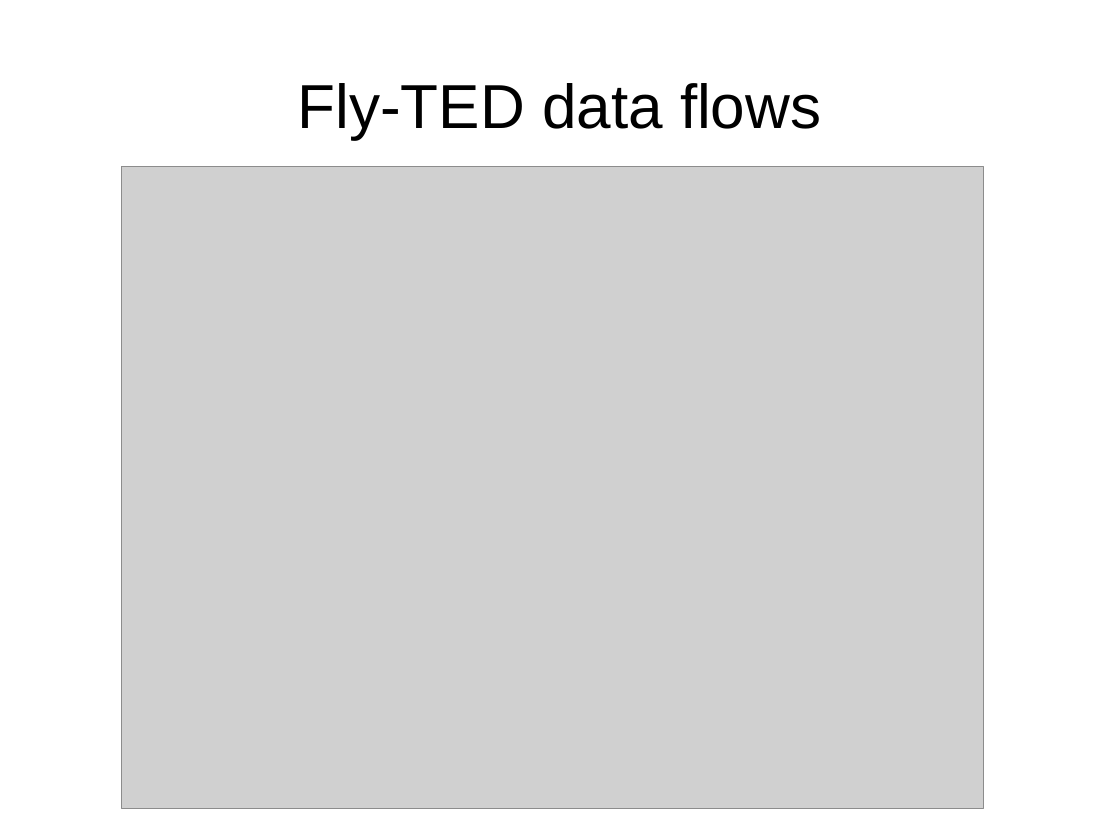
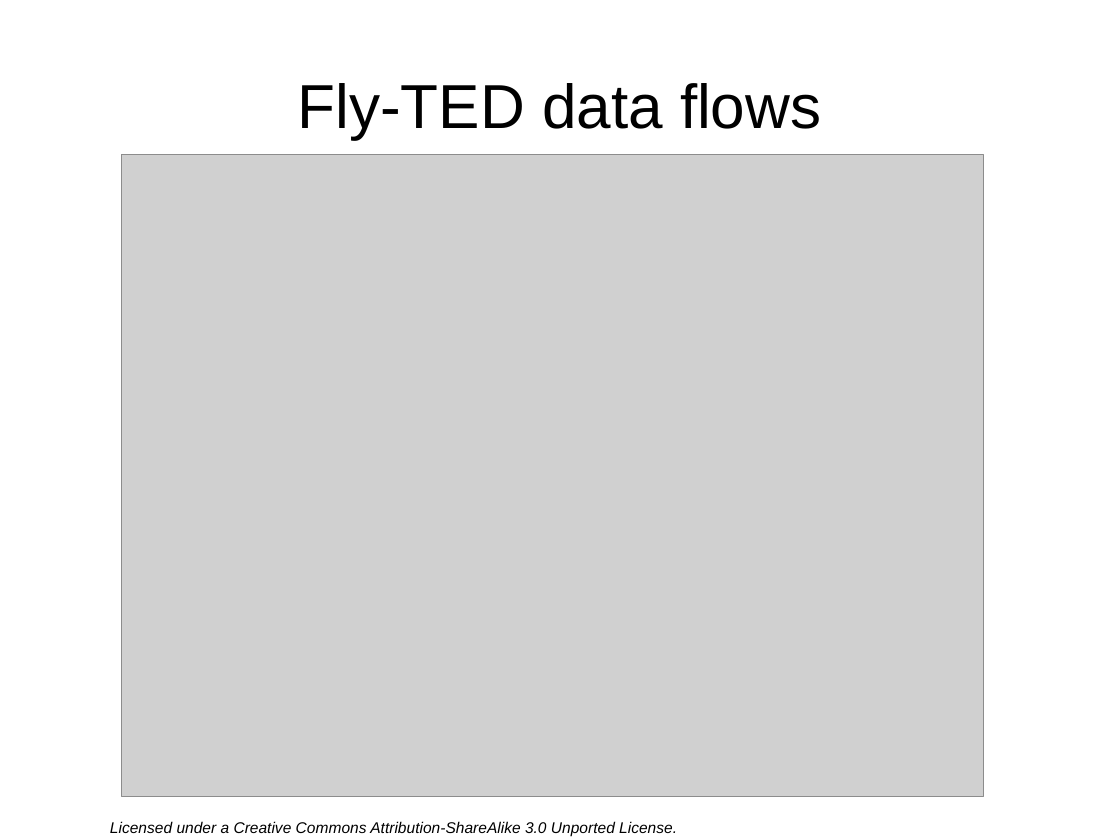
Before and after one commit to gklyne/annalist, a slide deck: slide 3 of presentations/annalist-pitch.odp. Drawn at 1120x840 pixels with LibreOffice and Linux fonts; fonts in the diff are those of the drawing; grey boxes stand for pictures; background and template pictures are left out. Boxes give left, top, right and bottom in pixels: in the first picture for what was removed or moved away, otherwise in the second. Text is boxed around its words. In the diff, an @@ line names an element or a change of style, - is before the commit and + after.

```diff
--- a/presentations/annalist-pitch.odp
+++ b/presentations/annalist-pitch.odp
@@ picture: place and size @@
-picture at (122,167,985,808)
+picture at (122,155,985,797)
@@ text added at (110,821,677,836), 11 pt, text #000000, italic @@
+Licensed under a Creative Commons Attribution-ShareAlike 3.0 Unported License.
```
Also in this commit, not shown: 17 other slides changed, 1 slide added, 1 slide removed.
